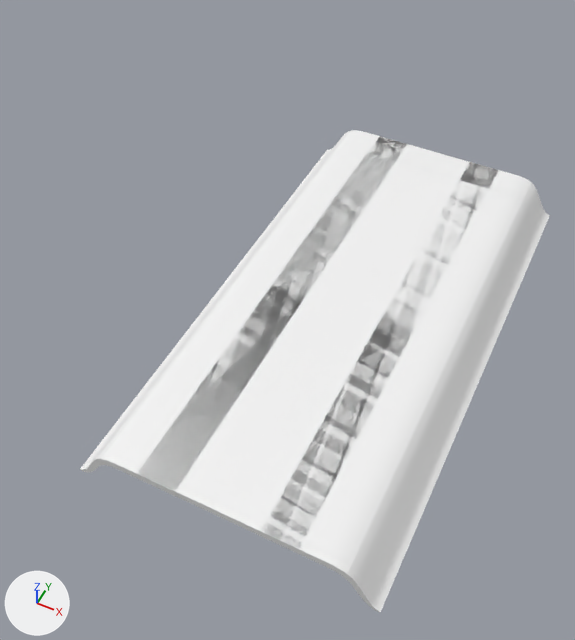
The FBX model Assets/Models/Gate.fbx: old version first, new version second.
Rendered twice from a camera (50 mm lens) standing at (0.064, -0.256, 0.203) and looking at (-0.027, -0.076, -0.022). Lighting does not change. The marker at lower left points along +X, +Y and +Z. Vertices at the same position are counted once.

Names of what the first picture shows: 'Right'.
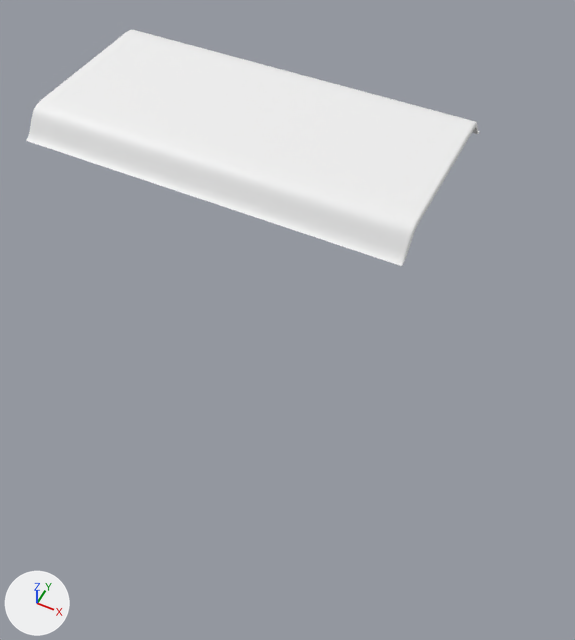
Pixel boxes (x1, y1, x2, y2) of what changed, in the pictures (575 x 640 px):
'Right', reshaped, turned, rescaled, moved
    before: (80, 130, 549, 612)
    after: (26, 30, 479, 266)
part 1 of me_mesh_001, deleted
    before: (370, 137, 496, 187)
part 2 of me_mesh_001, deleted
    before: (139, 153, 488, 549)
part 3 of me_mesh_001, cut back
    before: (80, 131, 548, 612)

What changed in the scene script:
```text
Change me_mesh_001:
    used by ob_right; parent = ob_gate; location = (0.0, 0.0, 0.0); rotation_euler = (3.142, -1.571, 0.0), in degrees (180, -90, 0); scale = (-1.0, -1.2, -1.0)
    remove me_mesh_001.from_pydata(...)  # 778 vertices, 1532 faces; spans x -6.22..0.25, y -0.16..0.28, z -1.76..1.76
    add me_mesh_001.from_pydata(...)  # 382 vertices, 371 faces; spans x -6.22..0.25, y -0.16..0.28, z -1.76..1.76
    me_mesh_001 part 1: the loose piece of 18 vertices spanning x -0.25..0.25, y 0.2..0.28, z -0.9..0.92 is deleted
    me_mesh_001 part 2: the loose piece of 12 vertices spanning x -6.22..-0.24, y 0.2..0.28, z -0.89..0.93 is deleted
    me_mesh_001 part 3: 368 vertices removed from x -6.22..0.25, y -0.16..0.28, z -1.76..1.76; 2 vertices added at x -0.25, y -0.16, z -1.75..1.75
Change ob_right:
    remove ob_right.parent = ob_gate
    ob_right.rotation_euler: (3.142, -1.571, 0.0) -> (1.571, 0.0, 0.0)  # degrees (180, -90, 0) -> degrees (90, 0, 0)
    ob_right.scale: (-1.0, -1.2, -1.0) -> (0.027, 0.027, 0.027)
```
